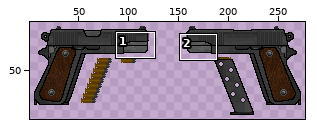
Two versions of one sprite sheet, EQ_EP2.png. Above, an overview of the earlier version with the close-up marked.
Close-up. Before the commit:
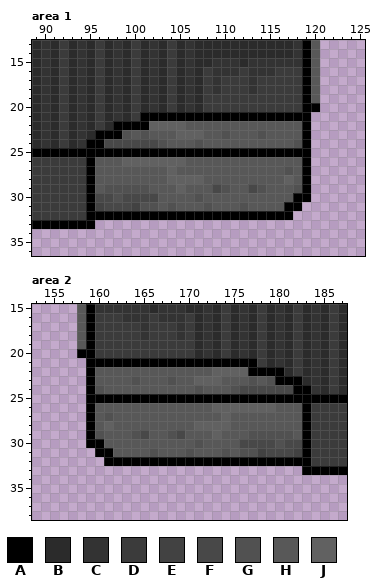
The file is 280x100 pixels. Colours within 5 levels of each other are drawn and written as one. Shown: area 1: x 89..125, y 13..36; area 2: x 153..187, y 15..38. The wide view leaves out empty margins.
Palette (. is transparent): A #000000  B #2b2b2b  C #333333  D #3b3b3b  E #424242  F #484848  G #515151  H #585858  J #616161
Pixels before, area 1, first column x 89:
13 BCBDBCBDBCBDBCBDBCBBBBBBBBBBBCAH
14 BCBDBCBDBCBDBCBDBCBBBBBBBBBBBCAH
15 BCBDBCBDBCBDBCBDBCBBCCCBCCCCCCAH
16 BCBDBCBDBCBDBCBDBCBDCCCDCCCDDDAH
17 BCBDBCBDBCBDBCBDBCBDCDDDCDDDDDAH
18 BCBDBCBDBCBDBCBDBCBDCDDDCDDDDDAH
19 BCBDBCBDBCBDBCBDBCBDDDDDDDDDDDAH
20 BCBDBCBDBCBDBCBDBCBDDDDDDDDDDDAA
21 BCBDBCBDBCBDAAAAAAAAAAAAAAAAAAA.
22 BCBDBCBDBAAAAJJJJHHHHHHHHHHHHHA.
23 BCBDBCBAAAGHGHHHJJJHHGHHHGHHHHA.
24 BCBDBCAAFFFFFFGHHHGHHHHHHHHHHGA.
25 AAAAAAAAAAAAAAAAAAAAAAAAAAAAAAA.
26 DDDDDDAHHHJJJJJJJHHHHHHHHHHHHHA.
27 DDDDDDAHHHHHHHHJHHHHHHHHHHHHGHA.
28 DDDDDDAHHHHHHHHJJJJHHHHHHHHHJHA.
29 DDDDDDAHGGGGGHHHJHHHFGHHFGHHHGA.
30 DDDDDDAFFGFFFFHHHHGHHHHHHHHHHAA.
31 DDDDDDAEFFFEGGHGHHHGHHHGHHHHAA..
32 DDDDDDAAAAAAAAAAAAAAAAAAAAAAA...
33 AAAAAAA.........................
Pixels before, area 2, first column x 158:
15 HACCCCCCBCCCBBCBDBCBDBCBDBCBDB
16 HADDDCCCDCCCDBCBDBCBDBCBDBCBDB
17 HADDDDDCDDDCDBCBDBCBDBCBDBCBDB
18 HADDDDDCDDDCDBCBDBCBDBCBDBCBDB
19 HADDDDDDDDDDDBCBDBCBDBCBDBCBDB
20 AADDDDDDDDDDDBCBDBCBDBCBDBCBDB
21 .AAAAAAAAAAAAAAAAAAADBCBDBCBDB
22 .AHHHHHHHHHHHHHJJJJAAAABDBCBDB
23 .AHHHHGHHHGHHJJJHHHGHGAAABCBDB
24 .AGHHHHHHHHHHGHHHGFFFFFFAACBDB
25 .AAAAAAAAAAAAAAAAAAAAAAAAAAAAA
26 .AHHHHHHHHHHHHHJJJJJJJHHHADDDD
27 .AHGHHHHHHHHHHHHJHHHHHHHHADDDD
28 .AHJHHHHHHHHHJJJJHHHHHHHHADDDD
29 .AGHHHGFHHGFHHHJHHHGGGGGHADDDD
30 .AAHHHHHHHHHHGHHHHFFFFGFFADDDD
31 ..AAHHHHGHHHGHHHGHGGEFFFEADDDD
32 ...AAAAAAAAAAAAAAAAAAAAAAADDDD
33 .........................AAAAA
The same view after the edit:
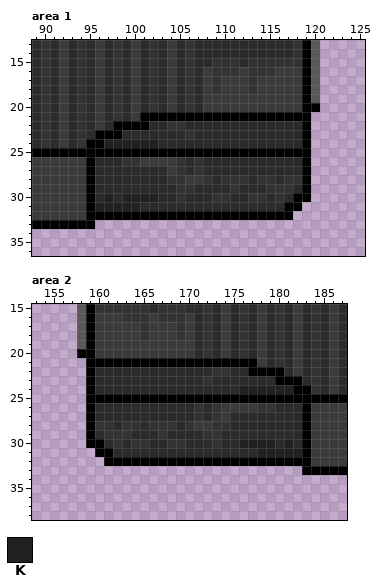
Colours new in this view: K #212121
Changes in this commit:
Area 1:
Colour F gives way to colour B in row 29 at x 109 and 113; in row 30 at x 96.
Colour G gives way to colour B in row 23 at x 99, 101, 110 and 114; in row 24 at x 103, 107 and 118; in row 27 at x 117; in row 29 at x 97 to 101, 110, 114 and 118; in row 30 at x 98 and 107; in row 31 at x 101 to 102, 104, 108 and 112.
Colour H gives way to colour B in row 22 at x 106 to 118; in row 23 at x 100, 102 to 104, 108 to 109, 111 to 113 and 115 to 118; in row 24 at x 104 to 106 and 108 to 117; in row 26 at x 96 to 98, 106 and 108 to 118; in row 27 at x 96 to 103, 106, 108 to 116 and 118; in row 28 at x 96 to 103, 109, 113 and 116.
Colour H gives way to colour B in row 29 at x 96, 102 to 104, 107 to 108 and 112; in row 30 at x 103 to 104, 106, 108, 111 to 112, 115 and 117; in row 31 at x 103, 105 to 107, 109 to 111 and 113 to 116.
Colour J gives way to colour B in row 22 at x 102 to 103; in row 23 at x 105 and 107.
Colour H gives way to colour C in row 26 at x 107; in row 27 at x 105 and 107; in row 28 at x 108, 110 to 112, 114 to 115 and 118; in row 29 at x 106, 111 and 115 to 117; in row 30 at x 105, 109 to 110, 113 to 114 and 116.
Colour J gives way to colour C in row 22 at x 104 to 105; in row 23 at x 106; in row 26 at x 99 to 100 and 105; in row 28 at x 104 to 105 and 117; in row 29 at x 105.
Colour J gives way to colour D in row 26 at x 101 to 104; in row 27 at x 104; in row 28 at x 106 to 107.
Colour E gives way to colour K in row 31 at x 96 and 100.
Colour F gives way to colour K in row 24 at x 97 to 102; in row 30 at x 97 and 99 to 102; in row 31 at x 97 to 99.
Area 2:
Colour F gives way to colour B in row 29 at x 165 and 169; in row 30 at x 182.
Colour G gives way to colour B in row 23 at x 164, 168, 177 and 179; in row 24 at x 160, 171 and 175; in row 27 at x 161; in row 29 at x 160, 164, 168 and 177 to 181; in row 30 at x 171 and 180; in row 31 at x 166, 170, 174 and 176 to 177.
Colour H gives way to colour B in row 22 at x 160 to 172; in row 23 at x 160 to 163, 165 to 167, 169 to 170, 174 to 176 and 178; in row 24 at x 161 to 170 and 172 to 174; in row 26 at x 160 to 170, 172 and 180 to 182; in row 27 at x 160, 162 to 170, 172 and 175 to 182; in row 28 at x 162, 165, 169 and 175 to 182.
Colour H gives way to colour B in row 29 at x 166, 170 to 171, 174 to 176 and 182; in row 30 at x 161, 163, 166 to 167, 170, 172 and 174 to 175; in row 31 at x 162 to 165, 167 to 169, 171 to 173 and 175.
Colour J gives way to colour B in row 22 at x 175 to 176; in row 23 at x 171 and 173.
Colour H gives way to colour C in row 26 at x 171; in row 27 at x 171 and 173; in row 28 at x 160, 163 to 164, 166 to 168 and 170; in row 29 at x 161 to 163, 167 and 172; in row 30 at x 162, 164 to 165, 168 to 169 and 173.
Colour J gives way to colour C in row 22 at x 173 to 174; in row 23 at x 172; in row 26 at x 173 and 178 to 179; in row 28 at x 161 and 173 to 174; in row 29 at x 173.
Colour J gives way to colour D in row 26 at x 174 to 177; in row 27 at x 174; in row 28 at x 171 to 172.
Colour E gives way to colour K in row 31 at x 178 and 182.
Colour F gives way to colour K in row 24 at x 176 to 181; in row 30 at x 176 to 179 and 181; in row 31 at x 179 to 181.
Boxes around the changes in both close-ups, in picture pixels (x1, y1, x2, y2):
changed: (95, 121, 302, 211)
changed: (95, 367, 302, 457)
